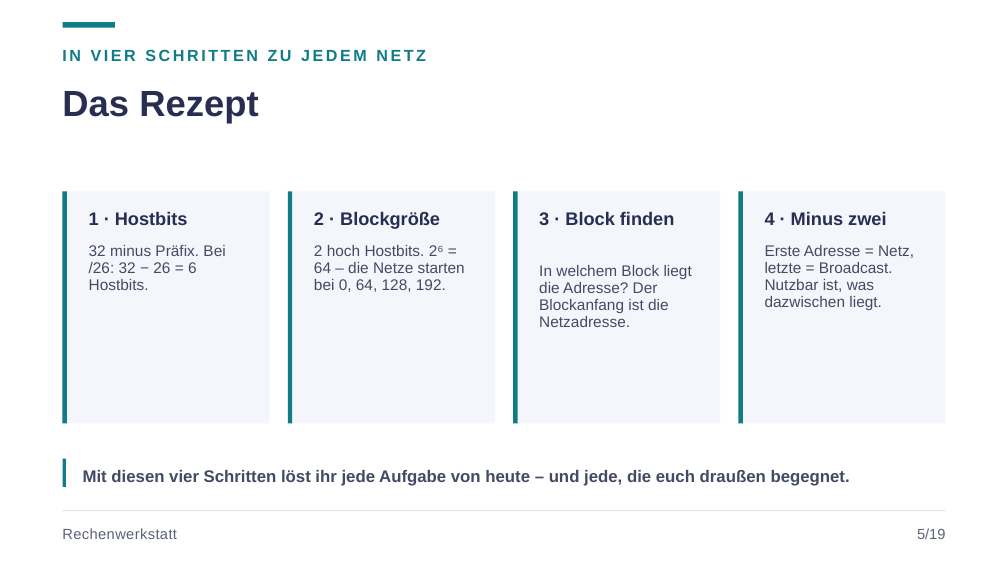
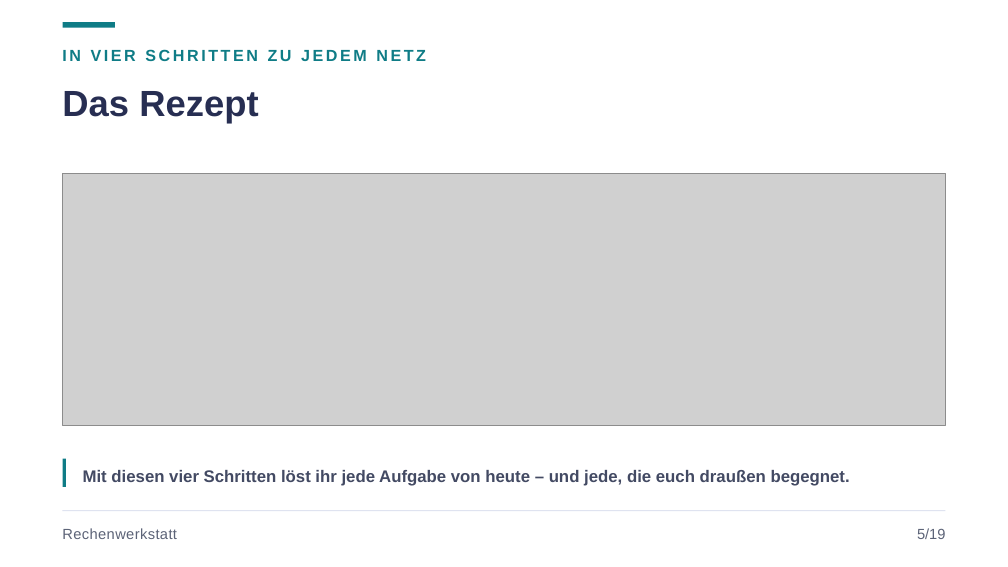
Before and after one commit to JacobMenge/kurs-unterlagen, a slide deck: slide 8 of folien/dist/02-adressierung-subnetting-parallelkurs.pptx. Drawn at 1008x567 pixels with LibreOffice and Linux fonts; fonts in the diff are those of the drawing; grey boxes stand for pictures. Boxes give left, top, right and bottom in pixels: in the first picture for what was removed or moved away, otherwise in the second. Text is boxed around its words. In the diff, an @@ line names an element or a change of style, - is before the commit and + after.

```diff
--- a/folien/dist/02-adressierung-subnetting-parallelkurs.pptx
+++ b/folien/dist/02-adressierung-subnetting-parallelkurs.pptx
@@ picture added at [62, 173, 946, 425] @@
@@ rectangle removed at [62, 192, 270, 423] @@
@@ rectangle removed at [62, 192, 67, 423] @@
@@ rectangle removed at [287, 192, 495, 423] @@
@@ rectangle removed at [287, 192, 291, 423] @@
@@ rectangle removed at [513, 192, 721, 423] @@
@@ rectangle removed at [513, 192, 517, 423] @@
@@ rectangle removed at [739, 192, 947, 423] @@
@@ rectangle removed at [739, 192, 743, 423] @@
@@ text removed at [89, 211, 188, 225] @@
-1 · Hostbits
@@ text removed at [314, 211, 440, 229] @@
-2 · Blockgröße
@@ text removed at [539, 211, 674, 225] @@
-3 · Block finden
@@ text removed at [765, 211, 886, 225] @@
-4 · Minus zwei
@@ text removed at [89, 245, 225, 290] @@
-32 minus Präfix. Bei /26: 32 − 26 = 6 Hostbits.
@@ text removed at [314, 245, 465, 292] @@
-2 hoch Hostbits. 2⁶ = 64 – die Netze starten bei 0, 64, 128, 192.
@@ text removed at [539, 265, 692, 327] @@
-In welchem Block liegt die Adresse? Der Blockanfang ist die Netzadresse.
@@ text removed at [765, 245, 914, 310] @@
-Erste Adresse = Netz, letzte = Broadcast. Nutzbar ist, was dazwischen liegt.
```
Also in this commit, not shown: 4 other files.
